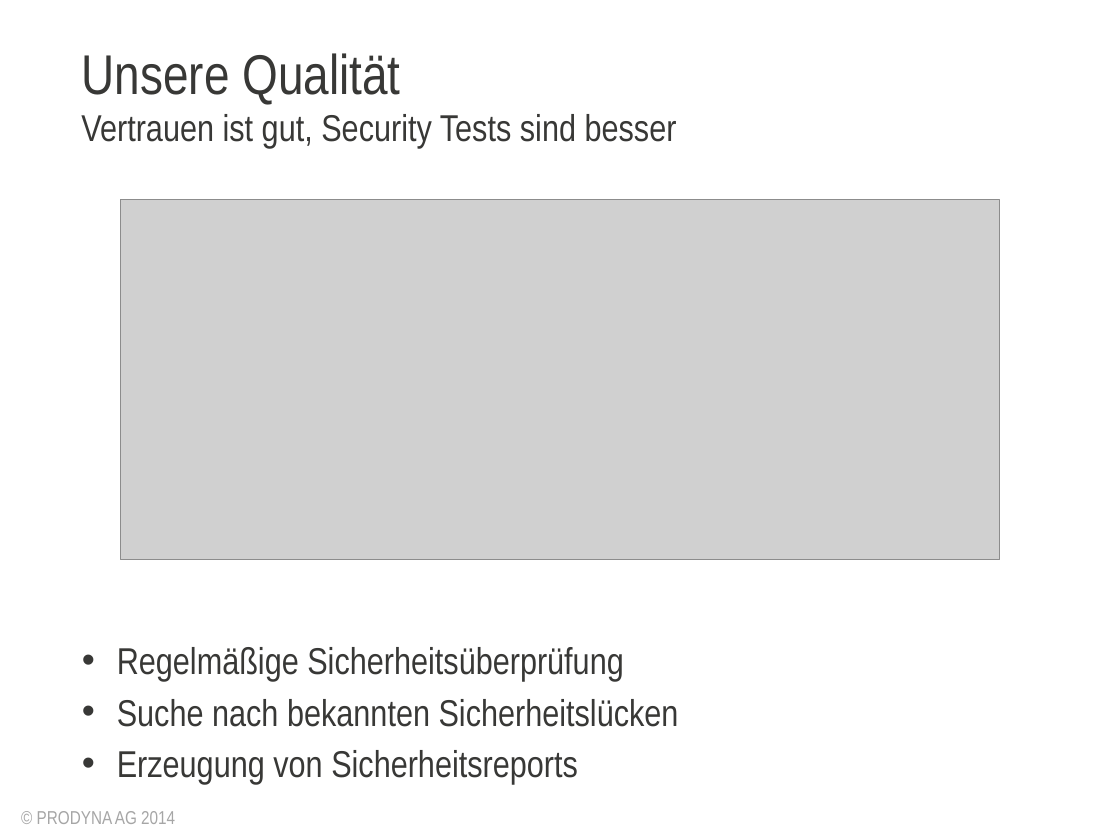
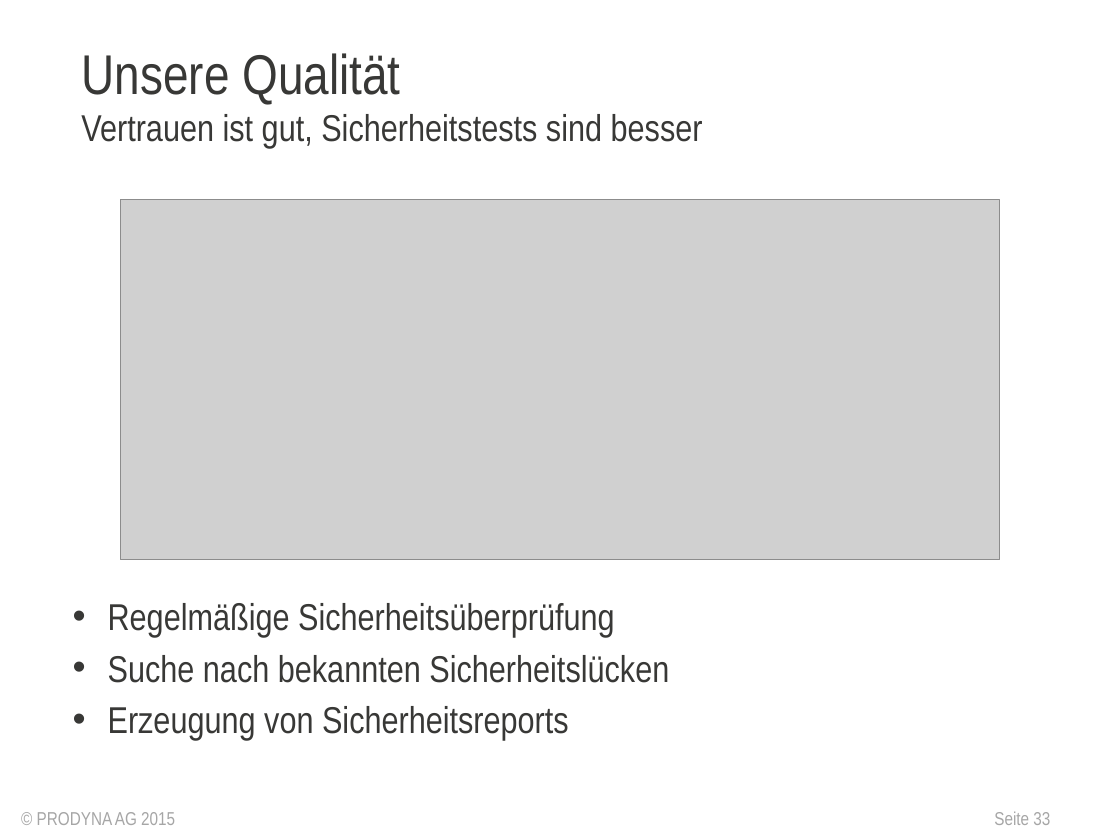
Before and after one commit to lagranovskiy/timetracker-server, a slide deck: slide 33 of doc/AbschlussPräsentation.pptx (slide 27 before the commit). Drawn at 1120x840 pixels with LibreOffice and Linux fonts; fonts in the diff are those of the drawing; grey boxes stand for pictures; background and template pictures are left out. Boxes give left, top, right and bottom in pixels: in the first picture for what was removed or moved away, otherwise in the second. Text is boxed around its words. In the diff, an @@ line names an element or a change of style, - is before the commit and + after.

```diff
--- a/doc/AbschlussPräsentation.pptx
+++ b/doc/AbschlussPräsentation.pptx
@@ subtitle at <box>81,114,703,148</box>: text changed @@
-Vertrauen ist gut, Security Tests sind besser
+Vertrauen ist gut, Sicherheitstests sind besser
@@ text "Regelmäßige Sicherheitsüberprüfung": place and size @@
-text "Regelmäßige Sicherheitsüberprüfung" at <box>117,647,679,784</box>
+text "Regelmäßige Sicherheitsüberprüfung" at <box>108,603,669,740</box>
@@ text at <box>37,812,175,825</box>: text changed @@
-© PRODYNA AG 2014
+© PRODYNA AG 2015
@@ page number added at <box>994,811,1050,825</box>, 12 pt, text #A6A6A6 @@
+Seite 33
```
Also in this commit, not shown: 33 other slides changed, 8 slides added, 1 other file.
